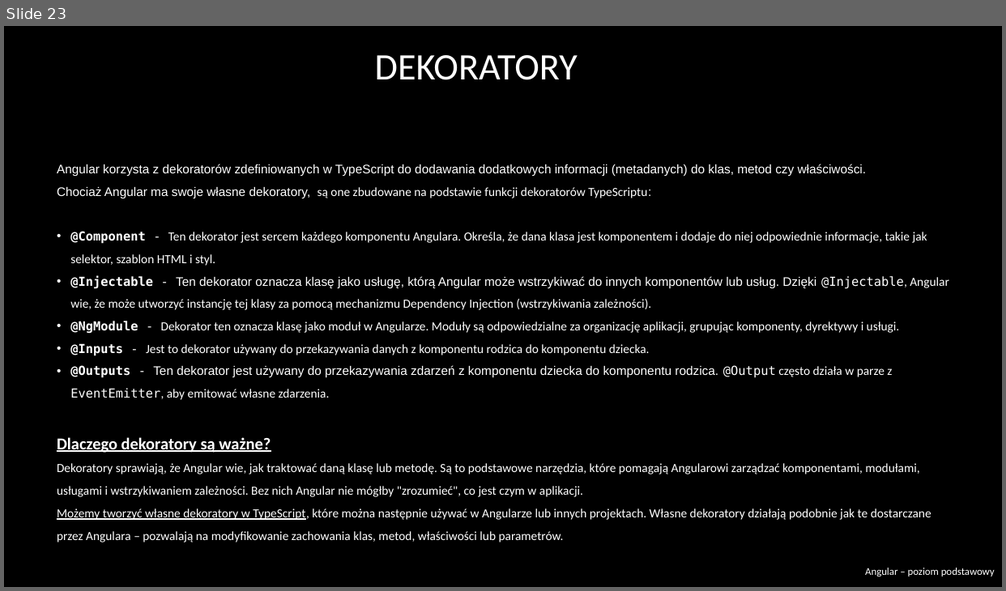
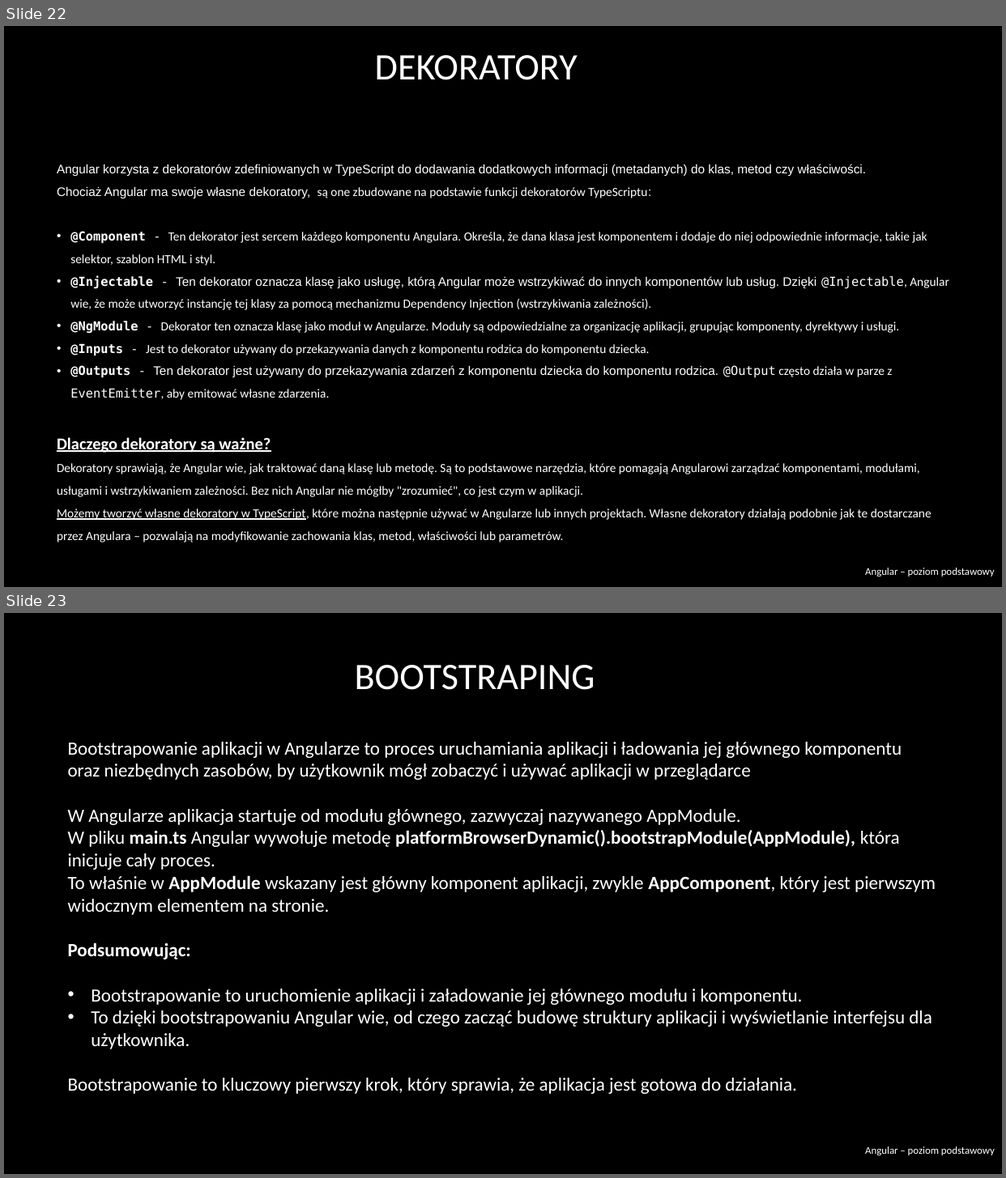
Before and after one commit to RafalSzczuka/angular-course-pfr, a slide deck: prezentacja/prezentacja/Angular beginner.pptx. Shown one above the other, each under a label of ours: slide 23 before the commit, slides 22 and 23 after it. The pictures are 1006x591 and 1006x1178 pixels, drawn with LibreOffice and Linux fonts; fonts in the diff are those of the drawing; background and template pictures are left out. Boxes give left, top, right and bottom in pixels: in the first picture for what was removed or moved away, otherwise in the second. Text is boxed around its words. In the diff, an @@ line names an element or a change of style, - is before the commit and + after.

```diff
--- a/prezentacja/prezentacja/Angular beginner.pptx
+++ b/prezentacja/prezentacja/Angular beginner.pptx
@@ slide 23 added at <box>4,613,1002,1174</box>, background picture (left out) @@
@@ title added at <box>355,665,595,690</box>, 36 pt, text #FFFFFF @@
+BOOTSTRAPING
@@ text added at <box>68,742,936,1094</box>, 18 pt, text #FFFFFF @@
+Bootstrapowanie aplikacji w Angularze to proces uruchamiania aplikacji i ładowania jej głównego komponentu
+oraz niezbędnych zasobów, by użytkownik mógł zobaczyć i używać aplikacji w przeglądarce
+W Angularze aplikacja startuje od modułu głównego, zazwyczaj nazywanego AppModule.
+W pliku main.ts Angular wywołuje metodę platformBrowserDynamic().bootstrapModule(AppModule), która inicjuje cały proces.
+To właśnie w AppModule wskazany jest główny komponent aplikacji, zwykle AppComponent, który jest pierwszym widocznym elementem na stronie.
+Podsumowując:
+• Bootstrapowanie to uruchomienie aplikacji i załadowanie jej głównego modułu i komponentu.
+• To dzięki bootstrapowaniu Angular wie, od czego zacząć budowę struktury aplikacji i wyświetlanie interfejsu dla użytkownika.
+Bootstrapowanie to kluczowy pierwszy krok, który sprawia, że aplikacja jest gotowa do działania.
@@ text added at <box>865,1147,995,1156</box>, 10 pt, text #FFFFFF @@
+Angular – poziom podstawowy
@@ what was slide 23 is now slide 22 @@
```
Also in this commit, not shown: 17 slides changed, 1 other slide added, 3 slides removed, 2 other files.
